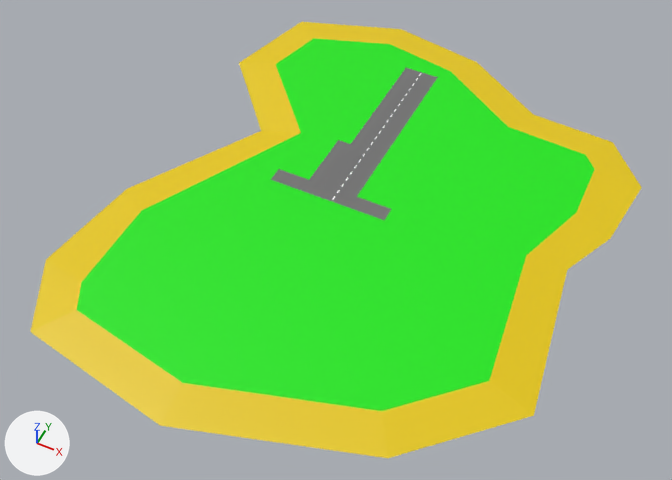
An edit to the Blender file SDL2_stuff/3DGraphics/.work/3d models/island.blend, drawn before and after from the same camera.
The view is the same before and after, from a camera (50 mm lens) standing at (7.91, -16.76, 19.12) and looking at (0.22, -1.38, -0.11). Arrows for +X, +Y and +Z are at lower left; the lights stay in place. The older version comes first.

The older version as bpy lines, for what is in view:
```python
me_cube_006 = bpy.data.meshes.new('Cube.006')
me_cube_006.from_pydata(...)  # 147 vertices, 264 faces; spans x -6.4..7.3, y -8.5..8.3, z 0.0..0.2
# faces by material slot: [46, 156, 30, 32]
me_cube_006.materials.append(mat_sbx_33)  # white #ffffff
me_cube_006.materials.append(mat_sbx_40)  # grey #727272
me_cube_006.materials.append(mat_sbx_35)  # green #13e70a
me_cube_006.materials.append(mat_sbx_37)  # yellow #e7c800
ob_cube_001 = bpy.data.objects.new('Cube.001', me_cube_006)
ob_cube_001.location = (0.0, 0.0, 0.0)
```
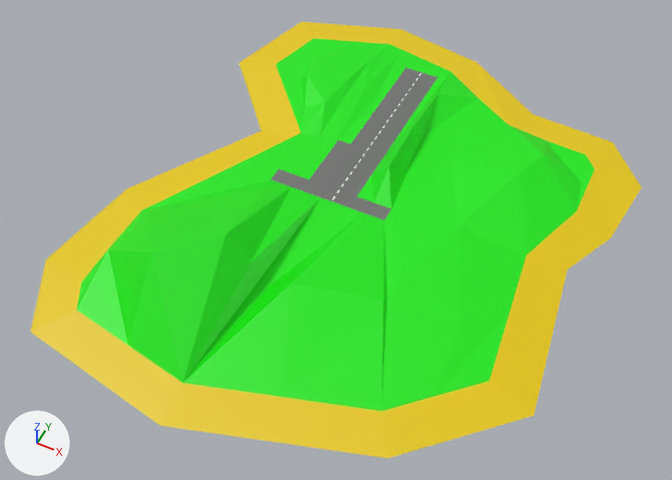
Where the change shows, as pixel boxes (x1, y1, x2, y2) in the pictures (672 x 480 px):
```json
{"part": 1, "of": "me_cube_006", "change": "built on", "before": [77, 63, 586, 392], "after": [77, 63, 586, 392]}
```

Edits to the scene script, one JSON object a line:
```json
{"block": "me_cube_006", "where": "# used by ob_cube_001; location = (0.0, 0.0, 0.0)"}
{"op": "remove", "block": "me_cube_006", "code": "me_cube_006.from_pydata(...)  # 147 vertices, 264 faces; spans x -6.4..7.3, y -8.5..8.3, z 0.0..0.2"}
{"op": "add", "block": "me_cube_006", "code": "me_cube_006.from_pydata(...)  # 198 vertices, 366 faces; spans x -6.4..7.3, y -8.5..8.3, z 0.0..1.6"}
{"block": "me_cube_006", "change": "me_cube_006 part 1"}
{"block": "me_cube_006", "change": "45 faces are deleted"}
{"block": "me_cube_006", "change": "1 vertex moves within x 3.0, y 4.9, z 0.2"}
{"block": "me_cube_006", "change": "51 vertices are added at x -4.8..5.7, y -7.0..6.7, z 0.2..1.6"}
{"block": "me_cube_006", "change": "115 new faces join them, mat_sbx_35 (green #13e70a)"}
{"block": "me_cube_006", "change": "20 new faces join them, mat_sbx_37 (yellow #e7c800)"}
{"block": "me_cube_006", "change": "12 new faces join them, mat_sbx_40 (grey #727272)"}
```
